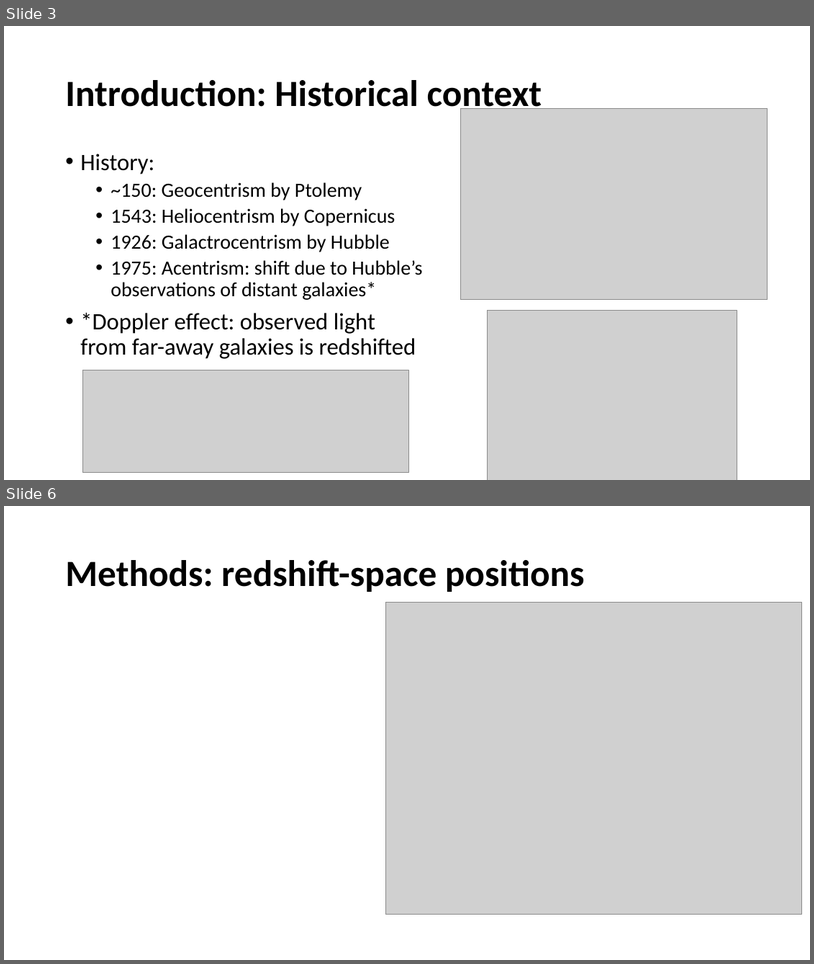
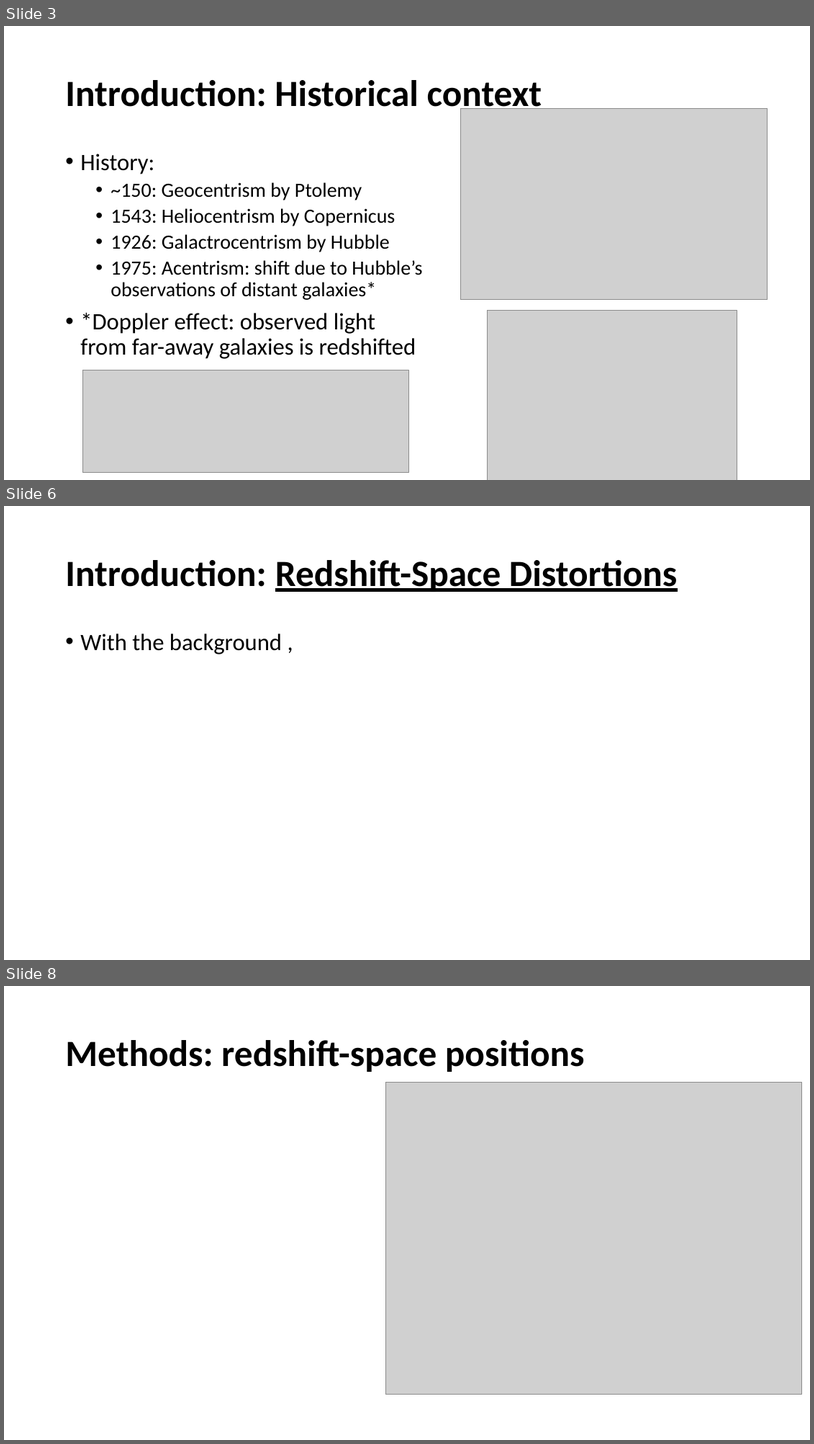
Before and after one commit to jimvanveenhuyzen/FLAMINGO, a slide deck: Colloquium.pptx. Shown one above the other, each under a label of ours: slides 3 and 6 before the commit, slides 3, 6 and 8 after it; the slides between them are not shown. The pictures are 814x964 and 814x1444 pixels, drawn with LibreOffice and Linux fonts; fonts in the diff are those of the drawing; grey boxes stand for pictures. Boxes give left, top, right and bottom in pixels: in the first picture for what was removed or moved away, otherwise in the second. Text is boxed around its words. In the diff, an @@ line names an element or a change of style, - is before the commit and + after.

```diff
--- a/Colloquium.pptx
+++ b/Colloquium.pptx
@@ slide 6 added at (4, 506, 810, 960), background #FFFFFF @@
@@ title added at (65, 560, 677, 592), 44 pt, text #000000, bold, underline @@
+Introduction: Redshift-Space Distortions
@@ text added at (80, 633, 282, 654), 28 pt, text #000000 @@
+• With the background ,
@@ what was slide 6 is now slide 8 @@
```
Also in this commit, not shown: 2 slides changed, 1 other slide added.
